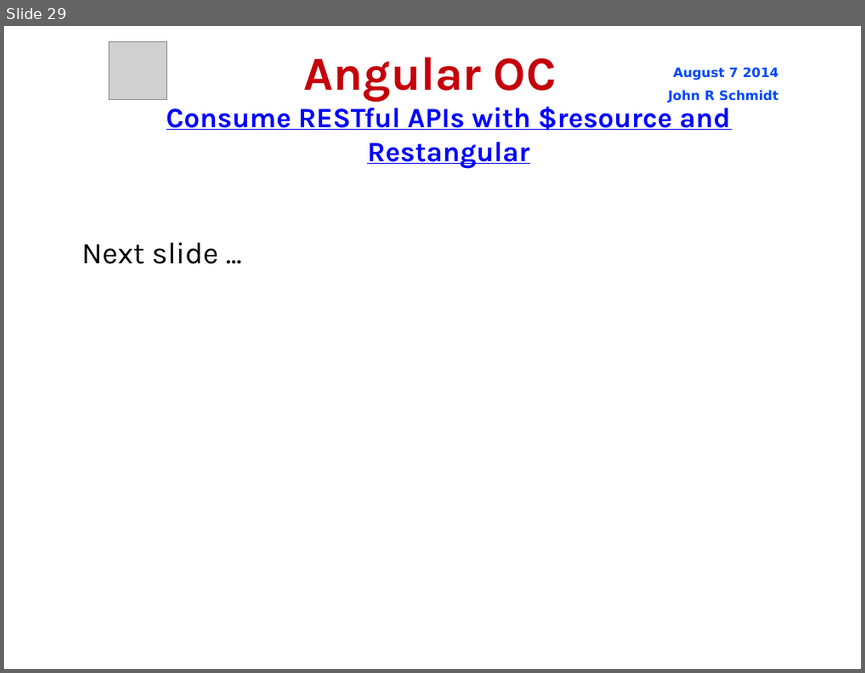
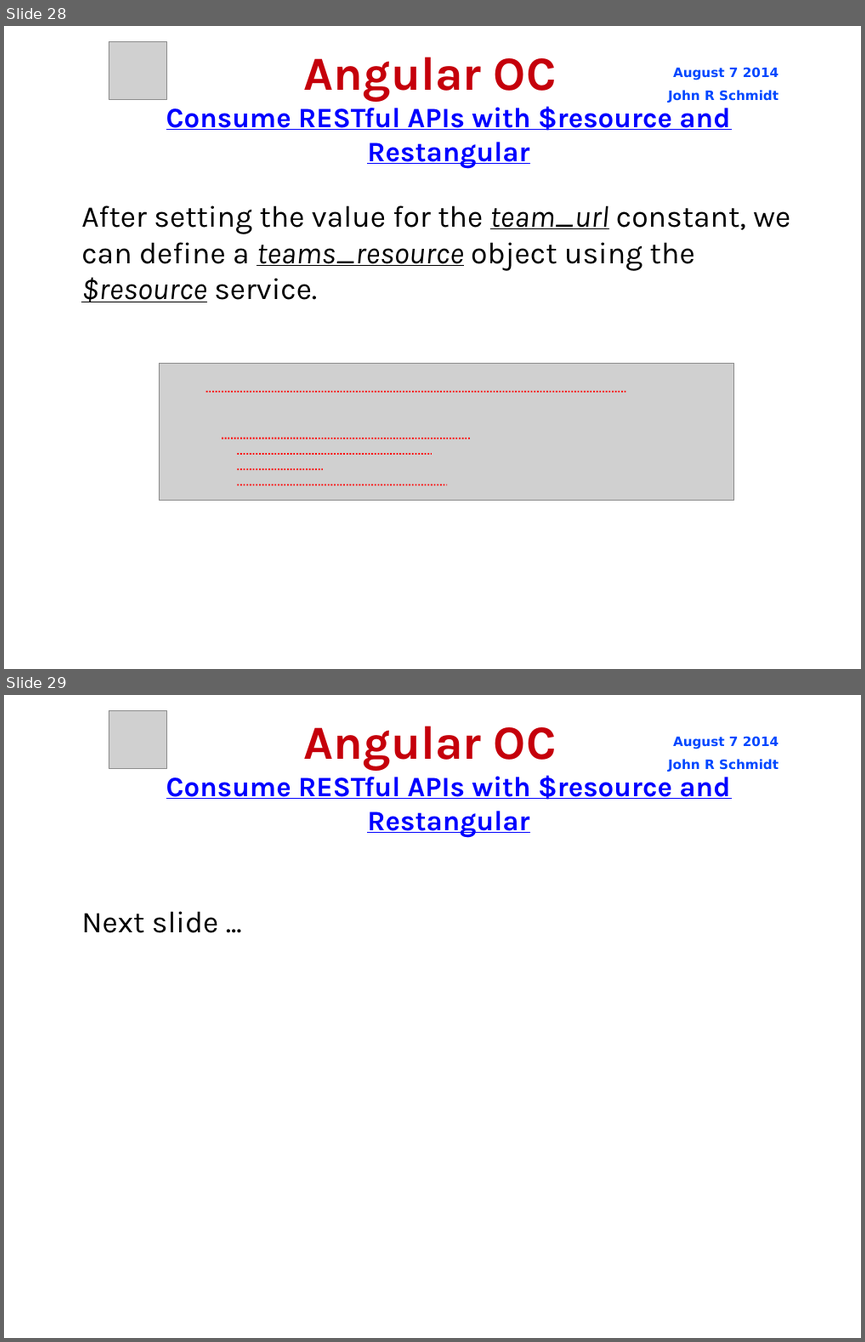
Before and after one commit to jrschmidt/fifa-angular-rest-demo, a slide deck: fifa.odp. Shown one above the other, each under a label of ours: slide 29 before the commit, slides 28 and 29 after it. The pictures are 865x673 and 865x1342 pixels, drawn with LibreOffice and Linux fonts; fonts in the diff are those of the drawing; grey boxes stand for pictures; background and template pictures are left out. Boxes give left, top, right and bottom in pixels: in the first picture for what was removed or moved away, otherwise in the second. Text is boxed around its words. In the diff, an @@ line names an element or a change of style, - is before the commit and + after.

Commit message:
add teams_resource object

```diff
--- a/fifa.odp
+++ b/fifa.odp
@@ slide 28 added at (x1=4, y1=26, x2=861, y2=669), background picture (left out) @@
@@ picture added at (x1=109, y1=41, x2=167, y2=99) @@
@@ title added at (x1=304, y1=57, x2=556, y2=102), 44 pt, text #C5000B, bold @@
+Angular OC
@@ text added at (x1=668, y1=67, x2=778, y2=102), 12 pt, text #0047FF, bold @@
+August 7 2014
+John R Schmidt
@@ text added at (x1=166, y1=102, x2=730, y2=168), 26 pt, text #0000FF, bold, underline @@
+Consume RESTful APIs with $resource and Restangular
@@ subtitle added at (x1=81, y1=205, x2=790, y2=302), 28 pt, text #000000 @@
+After setting the value for the team_url constant, we can define a teams_resource object using the $resource service.
@@ picture added at (x1=160, y1=363, x2=735, y2=500) @@
@@ line added from (206, 392) to (626, 392), #FF0000 1.45 pt @@
@@ line added from (222, 438) to (471, 438), #FF0000 1.45 pt @@
@@ line added from (237, 454) to (432, 454), #FF0000 1.45 pt @@
@@ line added from (237, 469) to (323, 469), #FF0000 1.45 pt @@
@@ line added from (237, 485) to (447, 485), #FF0000 1.45 pt @@
```
Also in this commit, not shown: 1 slide changed, 2 other slides added, 3 other files.
